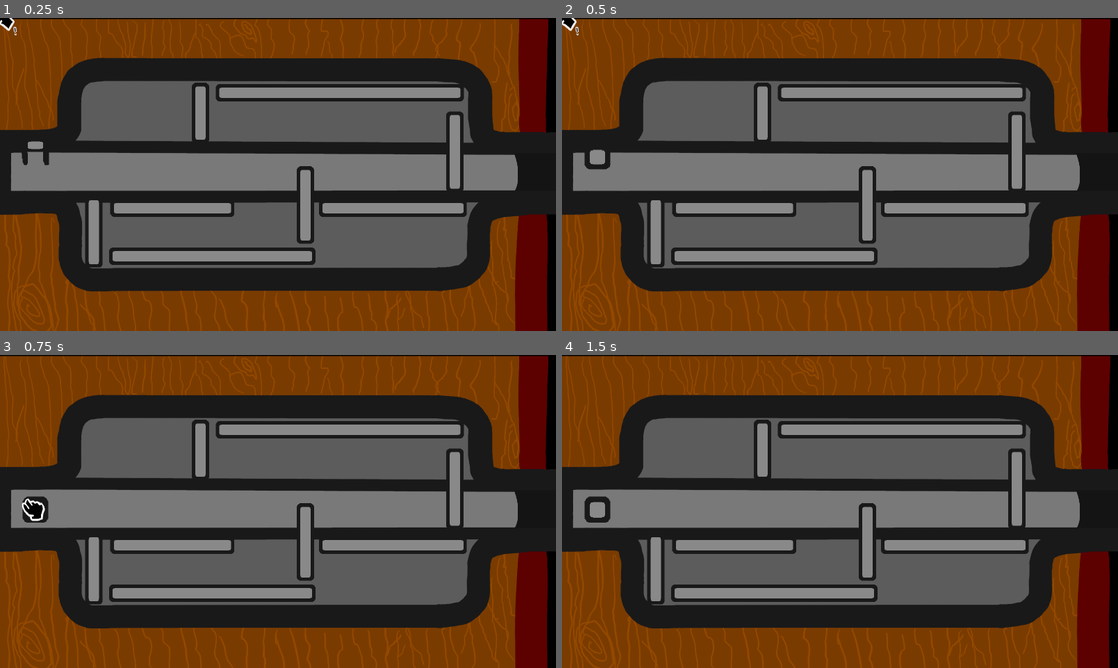
Above: before the commit, frames 1-4 (two rows, left to right).
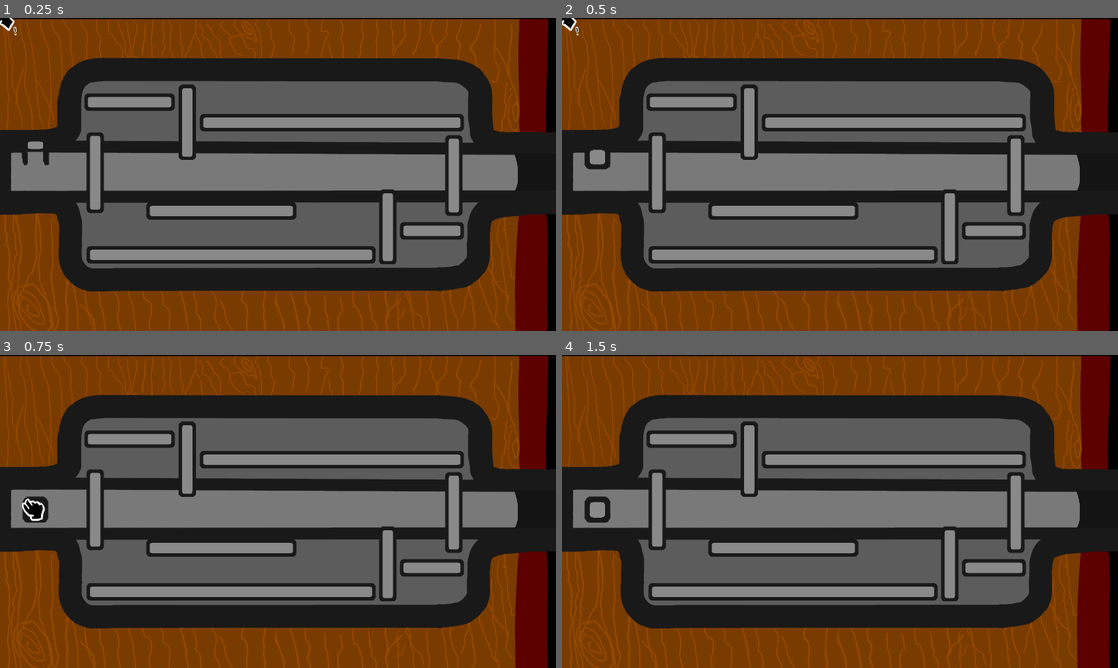
Above: after the commit, the same moments.

Repository: MarmadileManteater/Carbuncle-Game
Game: Godot game, scene res://scenes/global/global.tscn
Same seed, same stepped clock (60 frames per second), same inputs: the game is played once before the commit and once after it.
Inputs (mouse positions are in pixels of both pictures, inside the frame that each line leads up to):
- Up to frame 1 (0.25 s): no input
- Up to frame 2 (0.5 s): no input
- Up to frame 3 (0.75 s): move the mouse to (400, 495) at 0.52 s; click (400, 495) at 0.67 s
- Up to frame 4 (1.5 s): tap Enter at 1.25 s; move the mouse to (812, 511) at 1.27 s

The runs differ from the first frame. In frame 1, 14% of the frame differs, in the area x 15-84%, y 20-80%; in frame 2, 14%; in frame 3, 14%; in frame 4, 14%.

Commit message:
created 2 lock puzzles (one in progress), added lock slide sfx and code

Diff:
--- a/project/scenes/global/global.tscn
+++ b/project/scenes/global/global.tscn
@@ -5,6 +5,6 @@
 
 [node name="Global" type="Node2D" unique_id=127505025]
 script = ExtResource("1_bhh4k")
-starting_scene = "lock_puzzle_1"
+starting_scene = "lock_puzzle_2"
 
 [node name="Cursor" parent="." unique_id=1794911752 instance=ExtResource("2_pht4f")]
--- /dev/null
+++ b/project/scenes/lock_puzzle_2/lock_puzzle_2.gd
@@ -0,0 +1,12 @@
+extends DefaultScene
+
+
+# Called when the node enters the scene tree for the first time.
+func _ready() -> void:
+	nest($LockPuzzle)
+	pass # Replace with function body.
+
+
+# Called every frame. 'delta' is the elapsed time since the previous frame.
+func _process(delta: float) -> void:
+	pass
--- /dev/null
+++ b/project/scenes/lock_puzzle_2/lock_puzzle_2.tscn
@@ -0,0 +1,56 @@
+[gd_scene format=3 uid="uid://1u7vkay7cvho"]
+
+[ext_resource type="Script" uid="uid://blc2bjhhncxad" path="res://scenes/lock_puzzle_2/lock_puzzle_2.gd" id="1_1fsct"]
+[ext_resource type="PackedScene" uid="uid://bf2nt0ibn252v" path="res://scenes/lock_puzzle/lock_puzzle.tscn" id="2_mwvah"]
+[ext_resource type="PackedScene" uid="uid://drorgjbwrm5x" path="res://scenes/puzzle_piece/puzzle_piece.tscn" id="3_mwvah"]
+
+[node name="LockPuzzle2" type="Node2D" unique_id=1449560801]
+script = ExtResource("1_1fsct")
+metadata/_custom_type_script = "uid://b1dagrohhup7i"
+
+[node name="LockPuzzle" parent="." unique_id=1173022754 instance=ExtResource("2_mwvah")]
+lock_start = 0
+
+[node name="PuzzlePiece" parent="LockPuzzle" unique_id=1614769464 instance=ExtResource("3_mwvah")]
+position = Vector2(274, 445)
+rotation = 1.5707964
+length = 200
+direction = 1
+
+[node name="PuzzlePiece2" parent="LockPuzzle" unique_id=616837079 instance=ExtResource("3_mwvah")]
+position = Vector2(665, 681)
+length = 800
+
+[node name="PuzzlePiece3" parent="LockPuzzle" unique_id=1003625805 instance=ExtResource("3_mwvah")]
+position = Vector2(373, 242)
+length = 228
+
+[node name="PuzzlePiece4" parent="LockPuzzle" unique_id=1535320449 instance=ExtResource("3_mwvah")]
+position = Vector2(539, 300)
+rotation = 1.5707964
+length = 185
+direction = 1
+
+[node name="PuzzlePiece5" parent="LockPuzzle" unique_id=821211796 instance=ExtResource("3_mwvah")]
+position = Vector2(1116, 601)
+rotation = 1.5707964
+length = 183
+direction = 1
+
+[node name="PuzzlePiece6" parent="LockPuzzle" unique_id=877724314 instance=ExtResource("3_mwvah")]
+position = Vector2(955, 301)
+length = 728
+
+[node name="PuzzlePiece7" parent="LockPuzzle" unique_id=1743184877 instance=ExtResource("3_mwvah")]
+position = Vector2(637, 555)
+length = 400
+
+[node name="PuzzlePiece8" parent="LockPuzzle" unique_id=1251617236 instance=ExtResource("3_mwvah")]
+position = Vector2(1243, 612)
+length = 152
+
+[node name="PuzzlePiece9" parent="LockPuzzle" unique_id=1841246050 instance=ExtResource("3_mwvah")]
+position = Vector2(1306, 453)
+rotation = 1.5707964
+length = 200
+direction = 1
--- /dev/null
+++ b/project/scenes/lock_puzzle_3/lock_puzzle_3.gd
@@ -0,0 +1,12 @@
+extends DefaultScene
+
+
+# Called when the node enters the scene tree for the first time.
+func _ready() -> void:
+	nest($LockPuzzle)
+	pass # Replace with function body.
+
+
+# Called every frame. 'delta' is the elapsed time since the previous frame.
+func _process(delta: float) -> void:
+	pass
--- /dev/null
+++ b/project/scenes/lock_puzzle_3/lock_puzzle_3.tscn
@@ -0,0 +1,31 @@
+[gd_scene format=3 uid="uid://c0dtw1rktbouu"]
+
+[ext_resource type="Script" uid="uid://yuyaxx0ny104" path="res://scenes/lock_puzzle_3/lock_puzzle_3.gd" id="1_6xy55"]
+[ext_resource type="PackedScene" uid="uid://bf2nt0ibn252v" path="res://scenes/lock_puzzle/lock_puzzle.tscn" id="2_kslug"]
+[ext_resource type="PackedScene" uid="uid://drorgjbwrm5x" path="res://scenes/puzzle_piece/puzzle_piece.tscn" id="3_kslug"]
+
+[node name="LockPuzzle3" type="Node2D" unique_id=250860321]
+script = ExtResource("1_6xy55")
+metadata/_custom_type_script = "uid://b1dagrohhup7i"
+
+[node name="LockPuzzle" parent="." unique_id=1173022754 instance=ExtResource("2_kslug")]
+
+[node name="PuzzlePiece" parent="LockPuzzle" unique_id=1614769464 instance=ExtResource("3_kslug")]
+position = Vector2(1071, 443)
+rotation = 1.5707964
+length = 201
+direction = 1
+
+[node name="PuzzlePiece2" parent="LockPuzzle" unique_id=386532537 instance=ExtResource("3_kslug")]
+position = Vector2(943, 289)
+length = 762
+
+[node name="PuzzlePiece3" parent="LockPuzzle" unique_id=388091480 instance=ExtResource("3_kslug")]
+position = Vector2(937, 597)
+length = 435
+
+[node name="PuzzlePiece4" parent="LockPuzzle" unique_id=421219090 instance=ExtResource("3_kslug")]
+position = Vector2(509, 311)
+rotation = 1.5707964
+length = 200
+direction = 1
--- a/project/scenes/puzzle_piece/puzzle_piece.gd
+++ b/project/scenes/puzzle_piece/puzzle_piece.gd
@@ -19,6 +19,7 @@
 
 var is_hovered = false
 var is_clicked = false
+var is_last_movement_positive = false
 
 func _ready() -> void:
 	var shape = RectangleShape2D.new()
@@ -51,10 +52,17 @@
 		$CollisionShape2D.disabled = !collision_enabled
 
 func move(motion: Vector2):
+	var movement
 	if direction == Direction.Horizonal:
-		move_and_collide(Vector2(motion.x, 0))
+		movement = Vector2(motion.x, 0)
 	if direction == Direction.Vertical:
-		move_and_collide(Vector2(0, motion.y))
+		movement = Vector2(0, motion.y)
+	var is_positive = movement >= Vector2.ZERO
+	if is_positive != is_last_movement_positive:
+		is_last_movement_positive = is_positive
+		if not $SlideNoise.playing:
+			$SlideNoise.play()
+	move_and_collide(movement)
 
 func _input(event: InputEvent):
 		if event is InputEventMouseButton:
--- a/project/scenes/puzzle_piece/puzzle_piece.tscn
+++ b/project/scenes/puzzle_piece/puzzle_piece.tscn
@@ -2,8 +2,9 @@
 
 [ext_resource type="Script" uid="uid://khbkkn3m6306" path="res://scenes/puzzle_piece/puzzle_piece.gd" id="1_cst2k"]
 [ext_resource type="Texture2D" uid="uid://ctg3fvt7xv5y8" path="res://assets/sprites/puzzle_spritesheet.png" id="2_m3spb"]
+[ext_resource type="AudioStream" uid="uid://bchluekkqixxe" path="res://assets/sfx/Lock Slide.ogg" id="3_7qhew"]
 
-[sub_resource type="RectangleShape2D" id="RectangleShape2D_m3spb"]
+[sub_resource type="RectangleShape2D" id="RectangleShape2D_3hihv"]
 size = Vector2(42, 50)
 
 [node name="PuzzlePiece" type="StaticBody2D" unique_id=1614769464]
@@ -44,7 +45,11 @@
 collision_mask = 2
 
 [node name="CollisionShape2D" type="CollisionShape2D" parent="Area2D" unique_id=1315855489]
-shape = SubResource("RectangleShape2D_m3spb")
+shape = SubResource("RectangleShape2D_3hihv")
+
+[node name="SlideNoise" type="AudioStreamPlayer" parent="." unique_id=402574274]
+stream = ExtResource("3_7qhew")
+volume_db = -3.649
 
 [connection signal="gui_input" from="ClickPoint" to="." method="_on_click_point_gui_input"]
 [connection signal="mouse_entered" from="ClickPoint" to="." method="_on_mouse_entered"]
Not shown, added: project/assets/sfx/Lock Slide.ogg.import
Not shown, added: project/scenes/lock_puzzle_2/lock_puzzle_2.gd.uid
Not shown, added: project/scenes/lock_puzzle_3/lock_puzzle_3.gd.uid
Not shown: 1 places in project/scenes/puzzle_piece/puzzle_piece.tscn that only renumber resources
Not shown, added: project/assets/sfx/Lock Slide.ogg
